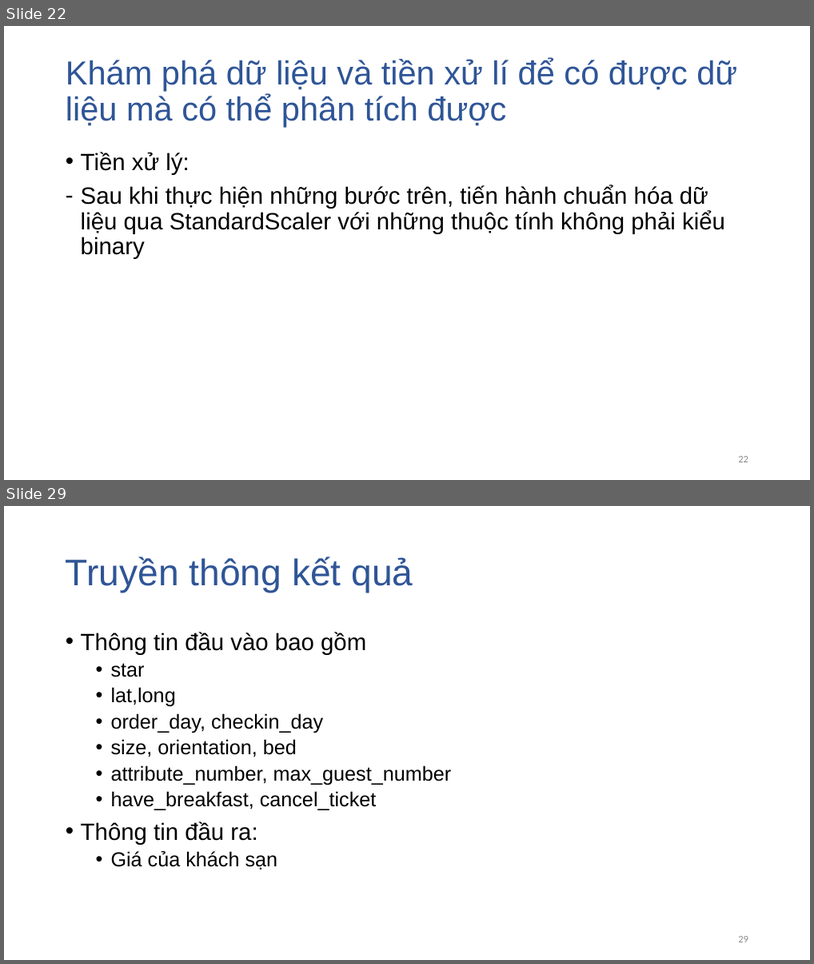
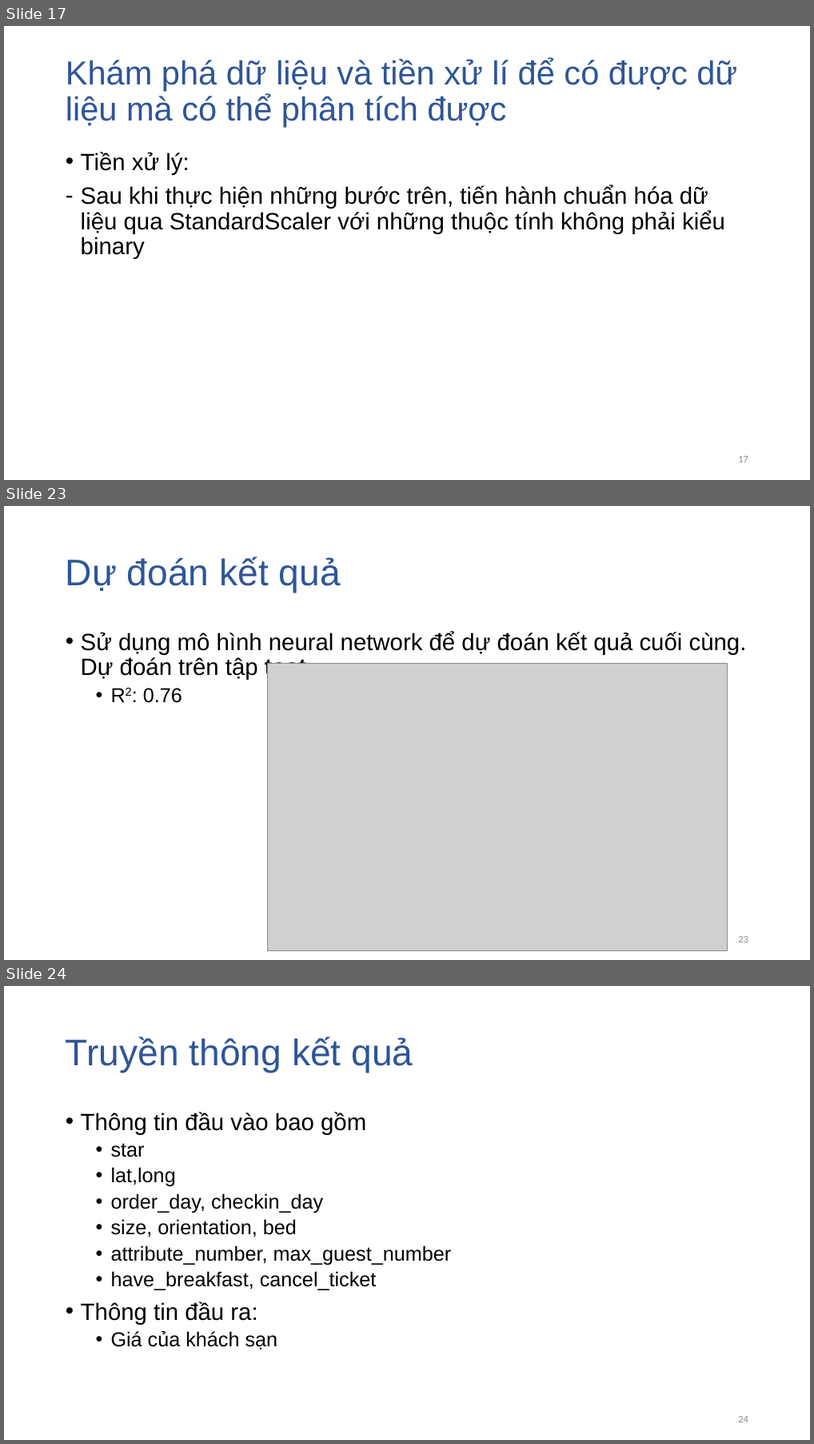
Before and after one commit to dtphat97/DataScienceFinal, a slide deck: Slide.pptx. Shown one above the other, each under a label of ours: slides 22 and 29 before the commit, slides 17, 23 and 24 after it; the slides between them are not shown. The pictures are 814x964 and 814x1444 pixels, drawn with LibreOffice and Linux fonts; fonts in the diff are those of the drawing; grey boxes stand for pictures. Boxes give left, top, right and bottom in pixels: in the first picture for what was removed or moved away, otherwise in the second. Text is boxed around its words. In the diff, an @@ line names an element or a change of style, - is before the commit and + after.

```diff
--- a/Slide.pptx
+++ b/Slide.pptx
@@ slide 23 added at (4,506,810,960), background #FFFFFF @@
@@ title added at (66,556,341,593), 44 pt, text #2F5597 @@
+Dự đoán kết quả
@@ text added at (81,632,747,703), 28 pt, text #000000 @@
+• Sử dụng mô hình neural network để dự đoán kết quả cuối cùng. Dự đoán trên tập test
+  • R2: 0.76
@@ picture added at (268,663,727,951) @@
@@ page number added at (738,936,749,942), 12 pt, text #8C8C8C @@
+23
@@ what was slide 22 is now slide 17 @@
@@ page number at (738,456,749,462): text changed @@
-22
+17
@@ what was slide 29 is now slide 24 @@
@@ page number at (738,1416,749,1422): text changed @@
-29
+24
```
Also in this commit, not shown: 7 slides changed, 6 slides removed, 11 other files.
